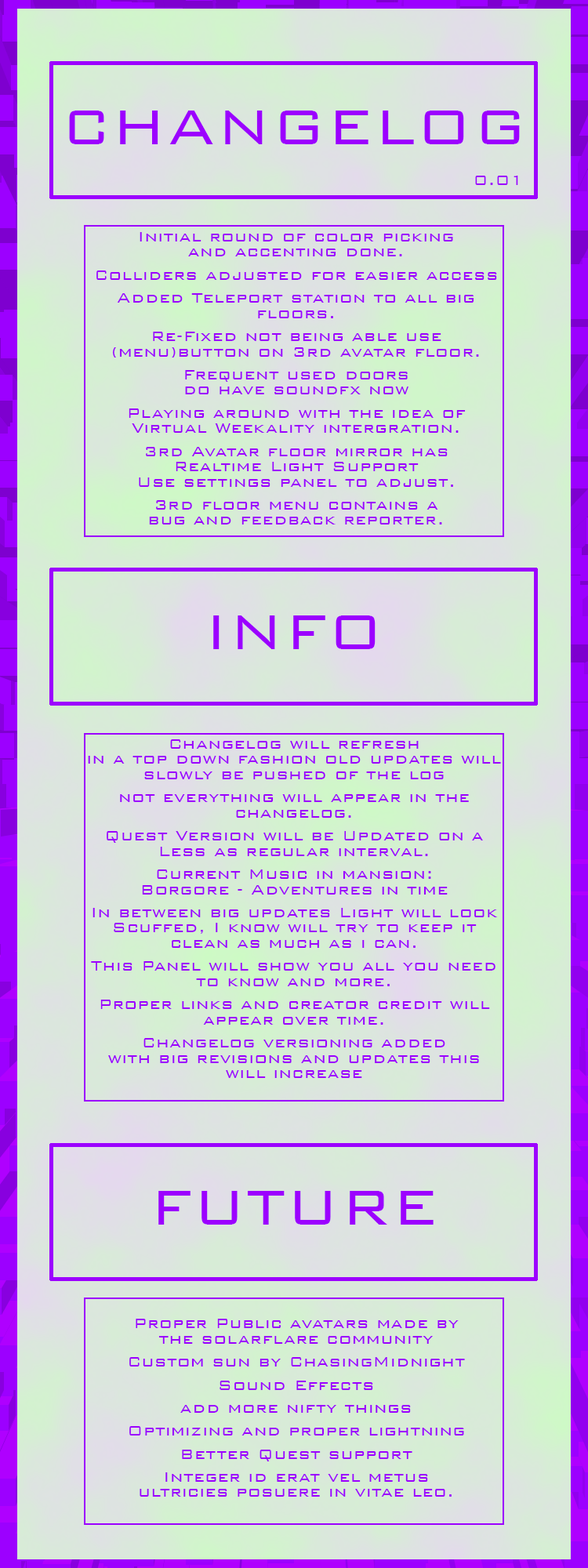
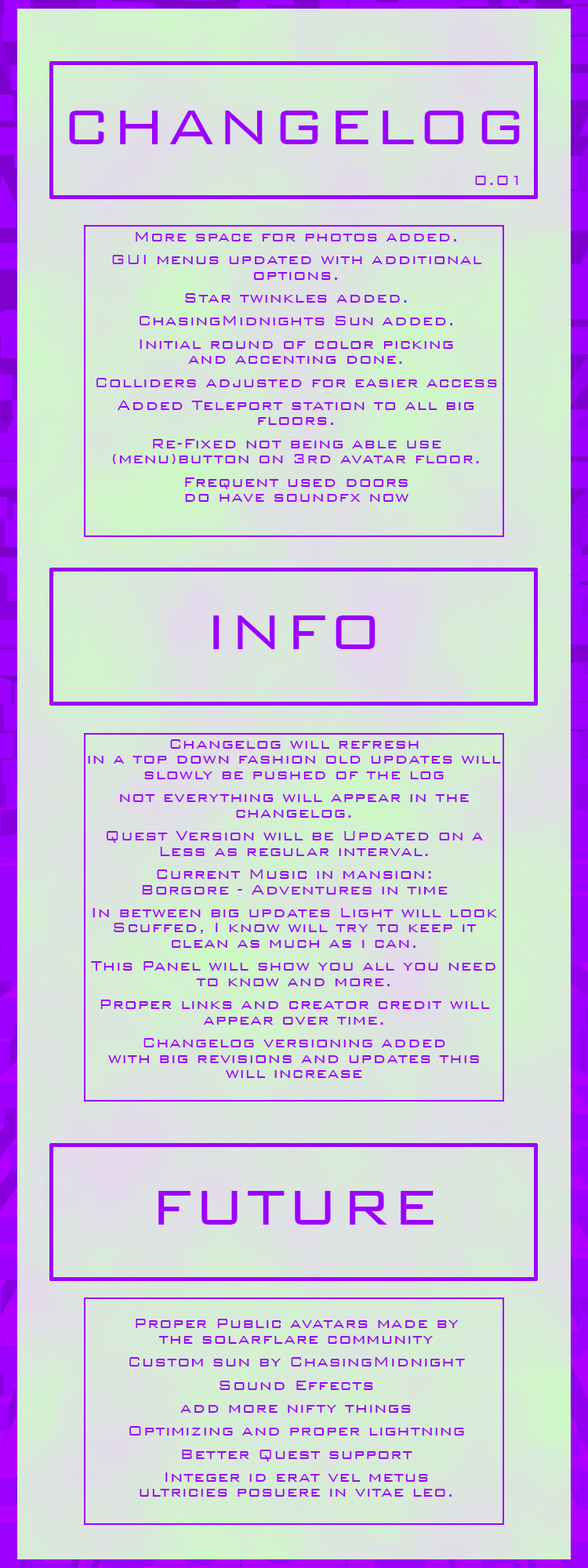
Layers edited between the first and the second 588×1568 image:
renamed "Initial round of color picking and accenting done. Collide" to "More space for photos added. GUI menus updated with addition", painted on it over [96, 232, 498, 525]
